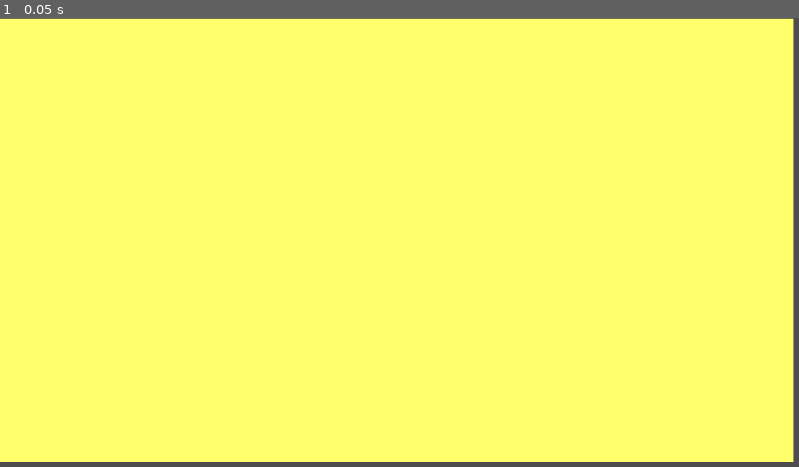
Above: before the commit, frame 1.
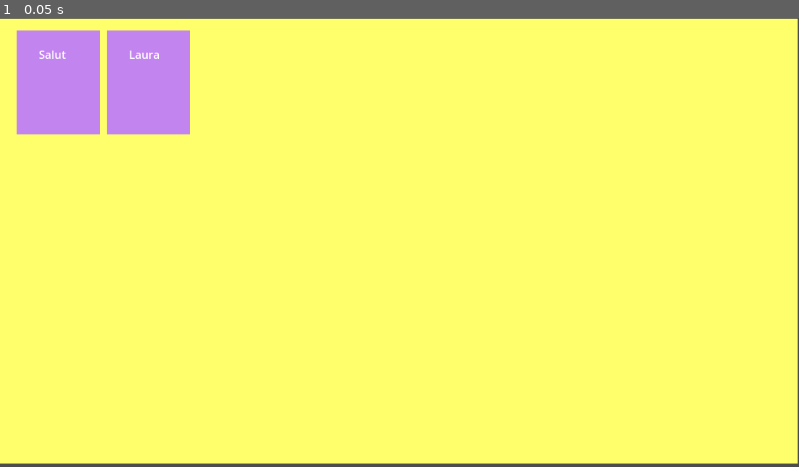
Above: after the commit, the same moment.

Repository: Teriko2409/kanji_no_sekai
Game: Godot game, scene res://mini_jeu/MemoKanji/memokanji.tscn
Same seed, same stepped clock (60 frames per second), same inputs: the game is played once before the commit and once after it.
Inputs:
- Up to frame 1 (0.05 s): no input

The runs differ from the first frame. In frame 1, 6.0% of the frame differs, in the area x 0-100%, y 0-100%.

Commit message:
Memokanji : Correction de bug sur les carte + ajout du message sur les cartes

Diff:
--- a/dossier_godot/mini_jeu/MemoKanji/cartes.tscn
+++ b/dossier_godot/mini_jeu/MemoKanji/cartes.tscn
@@ -1,24 +1,22 @@
 [gd_scene format=3 uid="uid://d3uukf6aoe3ho"]
 
 [node name="Cartes" type="Control"]
+clip_contents = true
 custom_minimum_size = Vector2(120, 150)
 layout_mode = 3
+anchor_right = 0.104166664
+anchor_bottom = 0.23148148
+grow_horizontal = 2
+grow_vertical = 2
+pivot_offset = Vector2(1237, 286079)
+metadata/_edit_use_anchors_ = true
+
+[node name="Button" type="Button" parent="."]
+custom_minimum_size = Vector2(120, 150)
+layout_mode = 1
+anchors_preset = 15
 anchor_right = 1.0
 anchor_bottom = 1.0
-grow_horizontal = 2
-grow_vertical = 2
-
-[node name="Button" type="Button" parent="."]
-layout_mode = 0
-offset_right = 8.0
-offset_bottom = 8.0
-
-[node name="kanji_wrote" type="Label" parent="."]
-custom_minimum_size = Vector2(100, 150)
-layout_mode = 0
-offset_right = 40.0
-offset_bottom = 23.0
-uppercase = true
 
 [node name="carte_structure" type="ColorRect" parent="."]
 custom_minimum_size = Vector2(120, 150)
@@ -28,4 +26,22 @@
 anchor_bottom = 1.0
 grow_horizontal = 2
 grow_vertical = 2
-color = Color(0.78730935, 0.5856883, 0.52867055, 1)
+pivot_offset = Vector2(874, 323)
+color = Color(0.761999, 0.5157151, 0.9318439, 1)
+
+[node name="kanji_wrote" type="Label" parent="."]
+clip_contents = true
+custom_minimum_size = Vector2(50, 100)
+layout_mode = 1
+anchors_preset = -1
+anchor_left = 0.257
+anchor_top = 0.215
+anchor_right = 0.731
+anchor_bottom = 0.77000004
+offset_left = 1.1599998
+offset_top = -9.25
+offset_right = 4.279999
+offset_bottom = 14.499992
+grow_horizontal = 2
+grow_vertical = 2
+pivot_offset = Vector2(21, 50)
--- a/dossier_godot/mini_jeu/MemoKanji/gameboard.gd
+++ b/dossier_godot/mini_jeu/MemoKanji/gameboard.gd
@@ -5,18 +5,17 @@
 @onready var grille = $GridContainer
 
 
-# Le jeu démarre ici !
 func _ready() -> void:
-	var mes_kanjis = []
+	var mes_kanjis = ["Salut ", "Laura"]
 
 	for kanji in mes_kanjis:
 		creer_une_carte(kanji)
 
-
-# Notre "machine" qui fabrique et range la carte
 func creer_une_carte(texte_du_kanji: String) -> void:
-	# a. On clone le modèle
 	var nouvelle_carte = MODEL_CARTE.instantiate()
 
-	# b. On l'envoie dans la grille (le GridContainer la range tout seul !)
 	grille.add_child(nouvelle_carte)
+	var mon_label = nouvelle_carte.get_node("kanji_wrote")
+
+	if mon_label:
+		mon_label.text = texte_du_kanji
--- a/dossier_godot/mini_jeu/MemoKanji/memokanji.tscn
+++ b/dossier_godot/mini_jeu/MemoKanji/memokanji.tscn
@@ -4,17 +4,16 @@
 [ext_resource type="PackedScene" uid="uid://d3uukf6aoe3ho" path="res://mini_jeu/MemoKanji/cartes.tscn" id="2_4ohfa"]
 
 [node name="memokanji" type="Node2D"]
-position = Vector2(-5, 7)
 
 [node name="gameboard" parent="." instance=ExtResource("1_qhhm3")]
 clip_contents = true
 anchors_preset = 0
 anchor_right = 0.0
 anchor_bottom = 0.0
-offset_left = 4.0
-offset_top = -6.0
-offset_right = 1149.0
-offset_bottom = 634.0
+offset_left = -2.0
+offset_top = 1.0
+offset_right = 1150.0
+offset_bottom = 643.0
 grow_horizontal = 1
 grow_vertical = 1
 
@@ -22,13 +21,13 @@
 clip_contents = true
 custom_minimum_size = Vector2(600, 600)
 layout_mode = 1
-anchors_preset = 15
+anchors_preset = -1
 anchor_right = 1.0
 anchor_bottom = 1.0
 offset_left = 26.0
-offset_top = 18.0
-offset_right = -277.0
-offset_bottom = -22.0
+offset_top = 16.5
+offset_right = -518.85
+offset_bottom = -20.659973
 grow_horizontal = 2
 grow_vertical = 2
 theme_override_constants/h_separation = 10
@@ -37,5 +36,6 @@
 
 [node name="Cartes" parent="gameboard/GridContainer" instance=ExtResource("2_4ohfa")]
 visible = false
+clip_contents = false
 layout_mode = 2
 size_flags_stretch_ratio = 0.0
